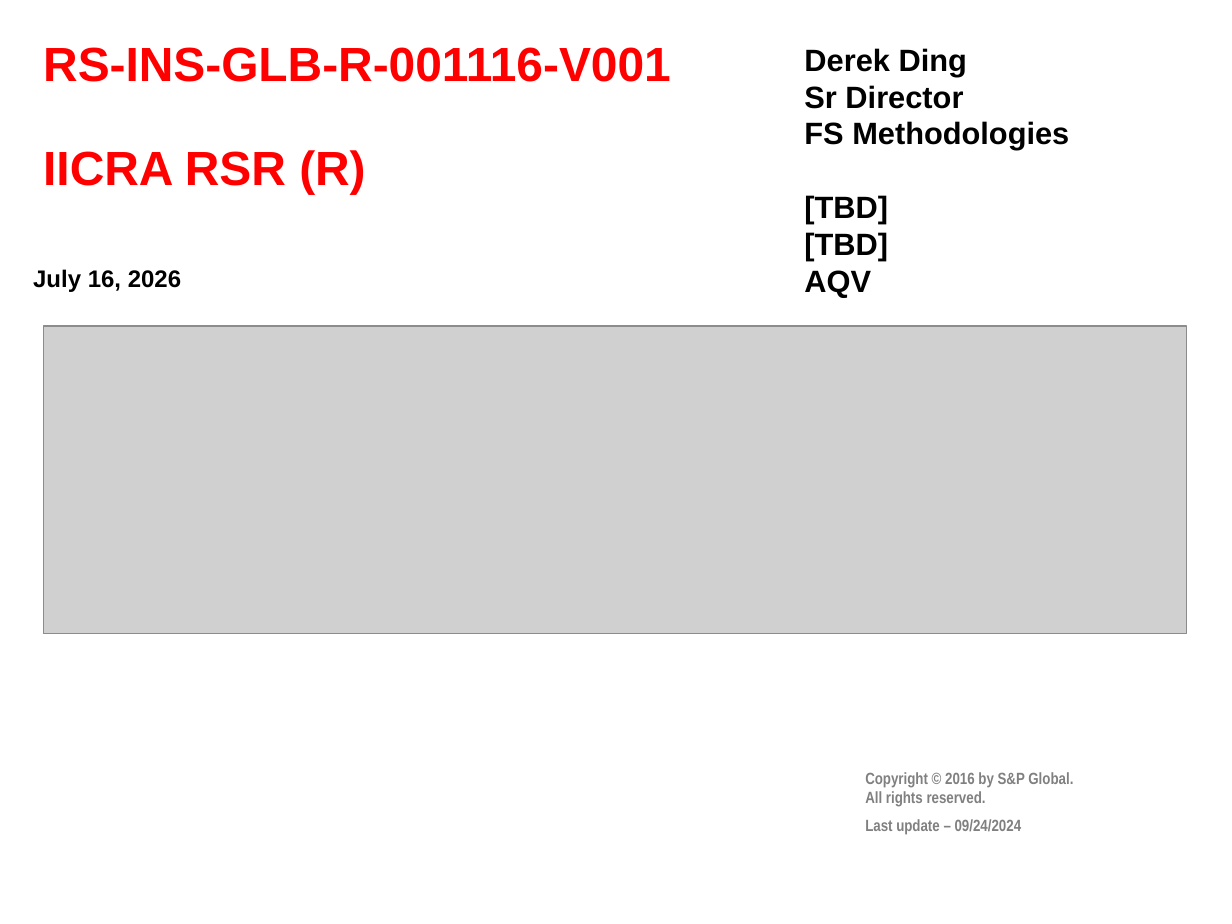
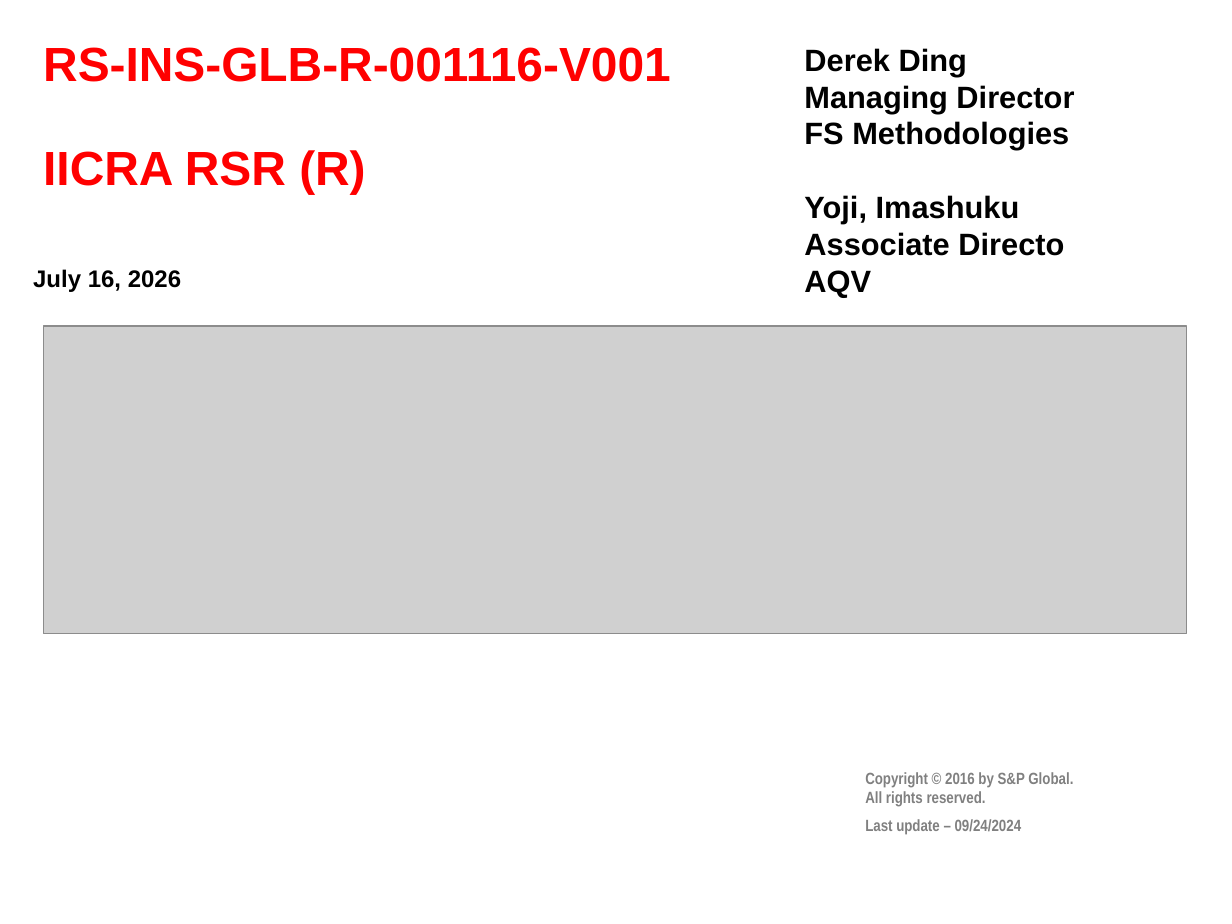
Before and after one commit to dding88/IICRA-CMGC, a slide deck: slide 1 of IICRA_RSR_R_CMGC_Executive_Summary.pptx. Drawn at 1232x924 pixels with LibreOffice and Linux fonts; fonts in the diff are those of the drawing; grey boxes stand for pictures; background and template pictures are left out. Boxes give left, top, right and bottom in pixels: in the first picture for what was removed or moved away, otherwise in the second. Text is boxed around its words. In the diff, an @@ line names an element or a change of style, - is before the commit and + after.

```diff
--- a/IICRA_RSR_R_CMGC_Executive_Summary.pptx
+++ b/IICRA_RSR_R_CMGC_Executive_Summary.pptx
@@ text at bbox=[804, 85, 1074, 113]: text changed @@
-Sr Director
+Managing Director
@@ text at bbox=[804, 195, 1064, 256]: text changed @@
-[TBD]
-[TBD]
+Yoji, Imashuku
+Associate Directo
```
